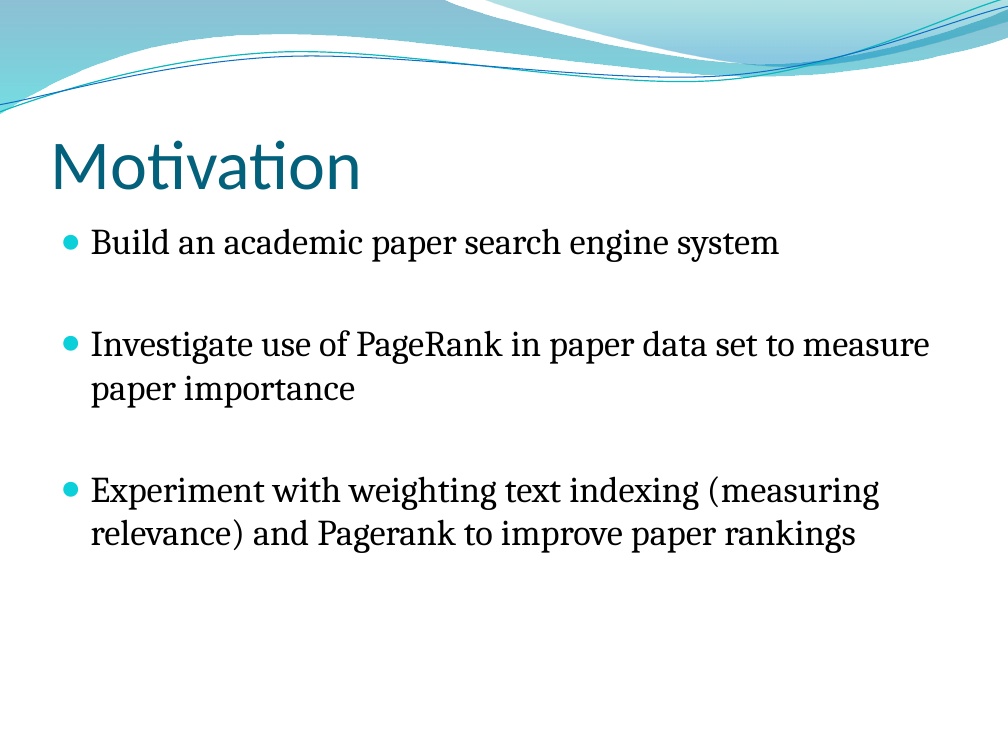
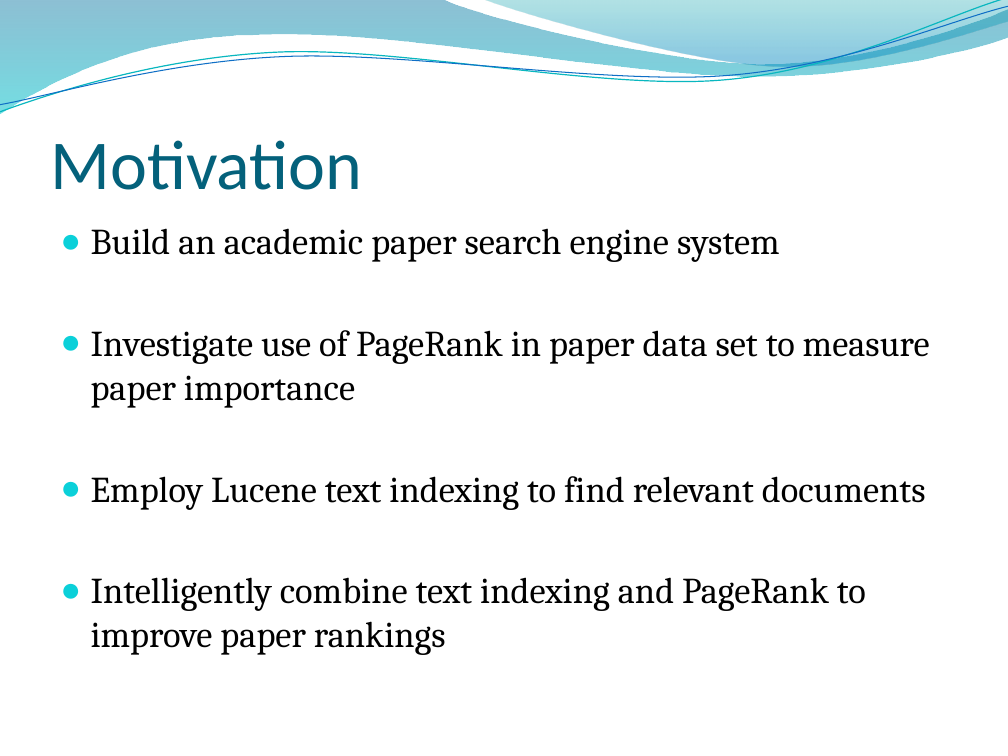
Before and after one commit to mvartakgithub/6.830-Final-Project, a slide deck: slide 2 of PubCrawlPresentation.pptx. Drawn at 1008x756 pixels with LibreOffice and Linux fonts; fonts in the diff are those of the drawing; background and template pictures are left out. Boxes give left, top, right and bottom in pixels: in the first picture for what was removed or moved away, otherwise in the second. Text is boxed around its words. In the diff, an @@ line names an element or a change of style, - is before the commit and + after.

```diff
--- a/PubCrawlPresentation.pptx
+++ b/PubCrawlPresentation.pptx
@@ text at (x1=91, y1=476, x2=926, y2=655): text changed @@
-● Experiment with weighting text indexing (measuring relevance) and Pagerank to improve paper rankings
+● Employ Lucene text indexing to find relevant documents
+● Intelligently combine text indexing and PageRank to improve paper rankings
```
Also in this commit, not shown: 4 other slides changed, 4 slides added, 2 slides removed, 2 other files.
